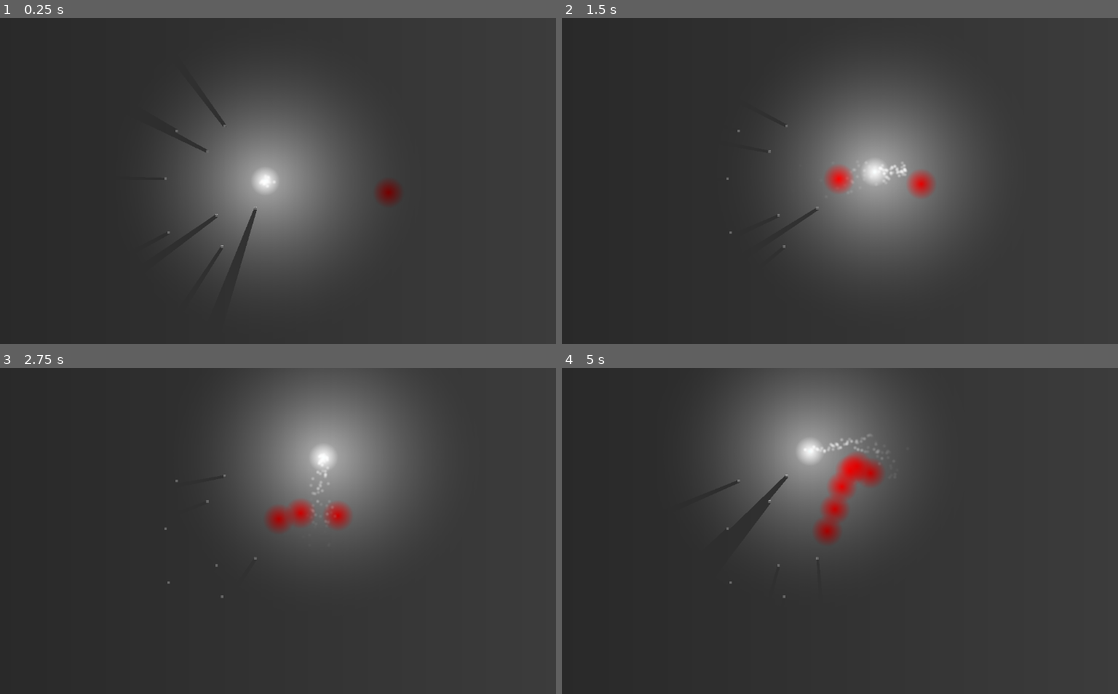
Above: before the commit, frames 1-4 (two rows, left to right).
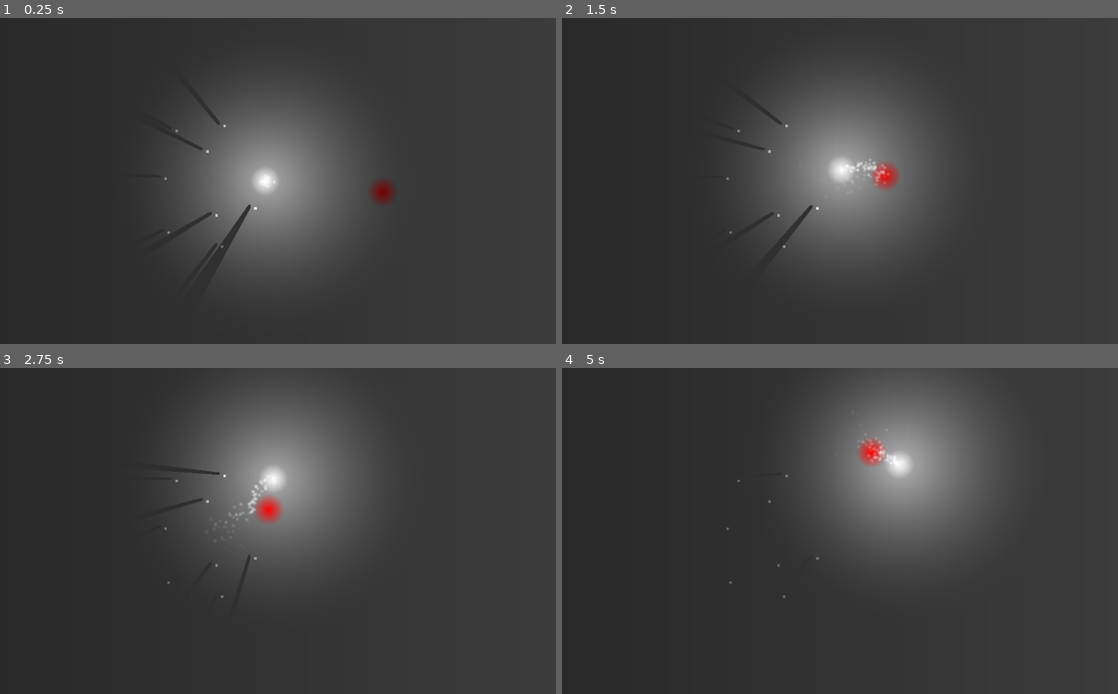
Above: after the commit, the same moments.

Repository: timo13113/gamejam_2024_shadows_and_alchemy
Game: Godot game, scene res://scenes/lvl1.tscn
Two runs of this game, one before a commit and one after it. Both use one fixed random seed, a clock stepped at 60 frames per second and the inputs below. Before the commit the project starts from res://scenes/game.tscn.
Inputs (mouse positions are in pixels of both pictures, inside the frame that each line leads up to):
- Up to frame 1 (0.25 s): no input
- Up to frame 2 (1.5 s): move the mouse to (956, 164) at 0.52 s; hold Right (ingame_move_right) 0.53-1.28 s; hold Space (toggle_move) 0.53-1.28 s; move the mouse to (712, 197) at 1.27 s; hold Down (ingame_move_down) from 1.28 s (still down); tap Space (toggle_move) at 1.35 s
- Up to frame 3 (2.75 s): move the mouse to (322, 459) at 2.02 s; release Down (ingame_move_down) at 2.03 s; hold Right (ingame_move_right) from 2.03 s (still down); hold Space (toggle_move) from 2.03 s (still down)
- Up to frame 4 (5 s): move the mouse to (795, 596) at 2.77 s; release Right (ingame_move_right) at 2.78 s; release Space (toggle_move) at 2.78 s; hold Up (ingame_move_up) 2.78-3.53 s; tap Space (toggle_move) at 2.85, 4.35 s; move the mouse to (1001, 579) at 3.52 s; hold Space (toggle_move) 3.53-4.28 s; hold Left (ingame_move_left) from 3.53 s (still down); move the mouse to (650, 482) at 4.27 s

The runs differ from the first frame. In frame 1, 0.6% of the frame differs, in the area x 29-69%, y 27-77%; in frame 2, 5.3%; in frame 3, 13%; in frame 4, 19%, in the area x 28-78%, y 0-58%.

Commit message:
stuff

Diff:
--- a/project.godot
+++ b/project.godot
@@ -11,7 +11,7 @@
 [application]
 
 config/name="Gaming"
-run/main_scene="res://scenes/game.tscn"
+run/main_scene="res://scenes/lvl1.tscn"
 config/features=PackedStringArray("4.2", "GL Compatibility")
 config/icon="res://icon.svg"
 
--- a/scenes/game.tscn
+++ b/scenes/lvl1.tscn
@@ -1,8 +1,8 @@
 [gd_scene load_steps=6 format=3 uid="uid://dm5kqhn2566lu"]
 
-[ext_resource type="Script" path="res://scripts/game.gd" id="1_4ciub"]
-[ext_resource type="PackedScene" uid="uid://ceyio554tt7br" path="res://scenes/wall.tscn" id="1_qic4m"]
-[ext_resource type="PackedScene" uid="uid://dp7oq5ehwcs43" path="res://scenes/enemy.tscn" id="3_vc3pm"]
+[ext_resource type="Script" path="res://scripts/lvl1.gd" id="1_ynf5f"]
+[ext_resource type="PackedScene" uid="uid://dp7oq5ehwcs43" path="res://scenes/enemy.tscn" id="2_4lyyh"]
+[ext_resource type="PackedScene" uid="uid://ceyio554tt7br" path="res://scenes/wall.tscn" id="3_fweyc"]
 
 [sub_resource type="Gradient" id="Gradient_h1rcw"]
 colors = PackedColorArray(0.333333, 0.333333, 0.333333, 1, 0.666667, 0.666667, 0.666667, 1)
@@ -12,8 +12,8 @@
 width = 2000
 height = 2000
 
-[node name="Game" type="Node2D"]
-script = ExtResource("1_4ciub")
+[node name="Lvl1" type="Node2D"]
+script = ExtResource("1_ynf5f")
 
 [node name="задник" type="Sprite2D" parent="."]
 z_index = -1
--- a/scenes/wall.tscn
+++ b/scenes/wall.tscn
@@ -1,7 +1,9 @@
 [gd_scene load_steps=5 format=3 uid="uid://ceyio554tt7br"]
 
-[sub_resource type="RectangleShape2D" id="RectangleShape2D_lgk3s"]
-size = Vector2(5, 5)
+[ext_resource type="Script" path="res://scripts/wall.gd" id="1_d621g"]
+
+[sub_resource type="OccluderPolygon2D" id="OccluderPolygon2D_g80vl"]
+polygon = PackedVector2Array(2.5, -2.5, 2.5, 2.5, -2.5, 2.5, -2.5, -2.5)
 
 [sub_resource type="Gradient" id="Gradient_tp8uu"]
 colors = PackedColorArray(1, 1, 1, 1, 1, 1, 1, 1)
@@ -12,17 +14,20 @@
 height = 5
 fill_from = Vector2(0, 1)
 
-[sub_resource type="OccluderPolygon2D" id="OccluderPolygon2D_g80vl"]
-polygon = PackedVector2Array(2.5, -2.5, 2.5, 2.5, -2.5, 2.5, -2.5, -2.5)
+[node name="Wall" type="StaticBody2D"]
+script = ExtResource("1_d621g")
+metadata/polygon = PackedVector2Array()
 
-[node name="Wall" type="StaticBody2D"]
+[node name="CollisionPolygon2D" type="CollisionPolygon2D" parent="."]
+polygon = PackedVector2Array(2.5, 2.5, -2.5, 2.5, -2.5, -2.5, 2.5, -2.5)
+one_way_collision_margin = 100.0
 
-[node name="CollisionShape2D" type="CollisionShape2D" parent="."]
-shape = SubResource("RectangleShape2D_lgk3s")
+[node name="LightOccluder2D" type="LightOccluder2D" parent="."]
+light_mask = 2
+position = Vector2(-12, -5)
+occluder = SubResource("OccluderPolygon2D_g80vl")
 
 [node name="Sprite2D" type="Sprite2D" parent="."]
 texture = SubResource("GradientTexture2D_leeve")
 
-[node name="LightOccluder2D" type="LightOccluder2D" parent="."]
-light_mask = 2
-occluder = SubResource("OccluderPolygon2D_g80vl")
+[node name="Polygon2D" type="Polygon2D" parent="."]
--- a/scripts/enemy.gd
+++ b/scripts/enemy.gd
@@ -2,7 +2,7 @@
 
 @onready var player
 #var player
-@export var enemy_speed = 100
+@export var enemy_speed = 200
 
 # Called when the node enters the scene tree for the first time.
 func _ready():
--- a/scripts/game.gd
+++ b/scripts/lvl1.gd
@@ -17,9 +17,9 @@
 
 # Called every frame. 'delta' is the elapsed time since the previous frame.
 func _process(delta):
-	t += delta
-	print(t)
-	if int(t + 1) % 2 == 0:
-		t = 0
-		call_deferred("add_child", enemy_preload.instantiate())
+	#t += delta
+	#print(t)
+	#if int(t + 1) % 2 == 0:
+		#t = 0
+		#call_deferred("add_child", enemy_preload.instantiate())
 	pass
--- /dev/null
+++ b/scripts/wall.gd
@@ -0,0 +1,32 @@
+extends StaticBody2D
+
+@onready var collision = $CollisionPolygon2D
+@onready var lightoccluder = $LightOccluder2D
+
+#func set_shape(shape):
+	#if shape == null:
+		#return
+	#else:
+		#collision.shape = shape
+
+# Called when the node enters the scene tree for the first time.
+#func _init():
+	#lightoccluder.occluder.polygon = collision.polygon
+
+func _ready():
+	#children = get_children()
+	#print($CollisionShape2D)
+	#print($CollisionShape2D)
+	#print(lightoccluder)
+	#print(collision.polygon)
+	#print(lightoccluder.occluder)
+	#lightoccluder.occluder = collision.polygon
+
+
+
+	pass # Replace with function body.
+
+
+# Called every frame. 'delta' is the elapsed time since the previous frame.
+func _process(delta):
+	pass
Not shown: 1 places in scenes/lvl1.tscn that only renumber resources
